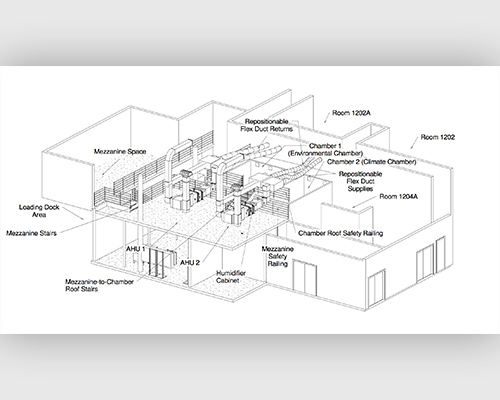
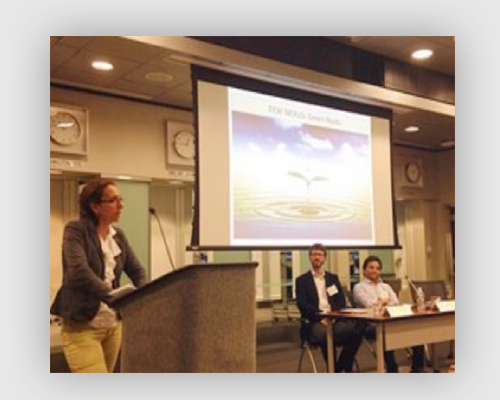
Comparing the layer stacks of the two 500×400 images. Changes:
renamed "Screen Shot 2015-10-15 at 5.22.55 PM" to "Picture1", painted on it over <box>0,36,500,373</box>
